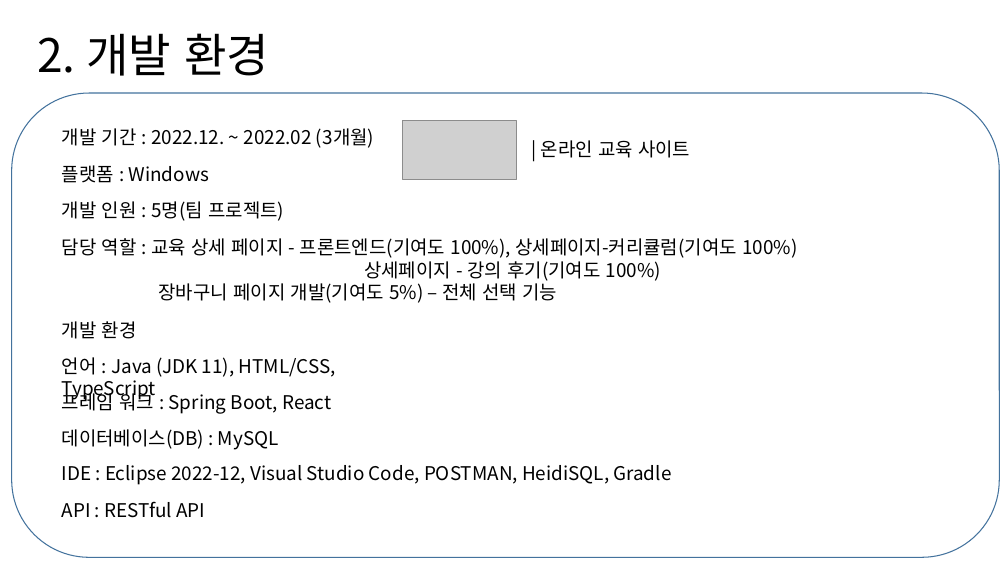
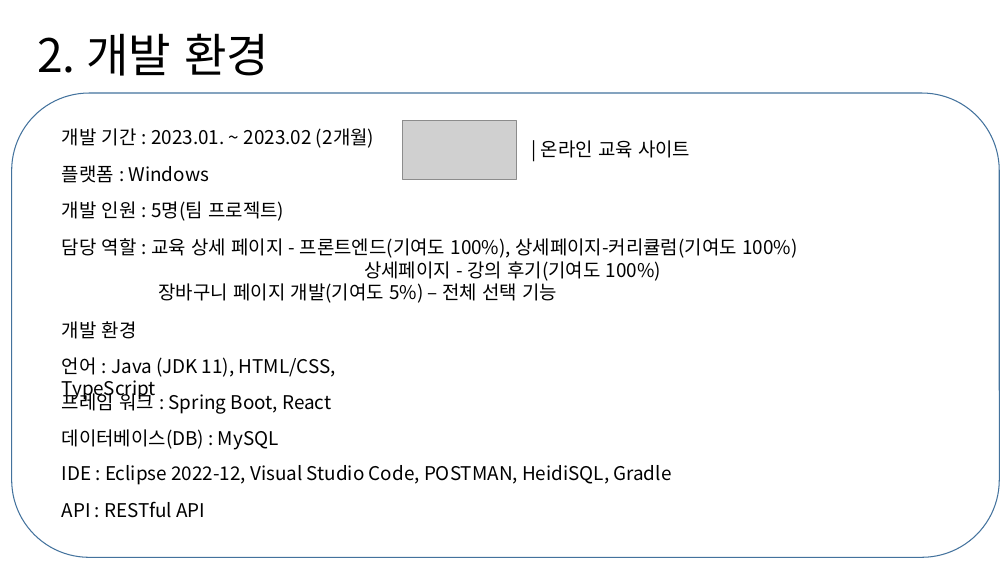
Before and after one commit to NALASAI/SelfIntroduction, a slide deck: slide 4 of 1조 project 포트폴리오(이력서용).pptx. Drawn at 1008x567 pixels with LibreOffice and Linux fonts; fonts in the diff are those of the drawing; grey boxes stand for pictures. Boxes give left, top, right and bottom in pixels: in the first picture for what was removed or moved away, otherwise in the second. Text is boxed around its words. In the diff, an @@ line names an element or a change of style, - is before the commit and + after.

```diff
--- a/1조 project 포트폴리오(이력서용).pptx
+++ b/1조 project 포트폴리오(이력서용).pptx
@@ text at (62,128,374,148): text changed @@
-개발 기간 : 2022.12. ~ 2022.02 (3개월)
+개발 기간 : 2023.01. ~ 2023.02 (2개월)
```
Also in this commit, not shown: 7 other slides changed, 6 slides added, 1 slide removed, 1 other file.
